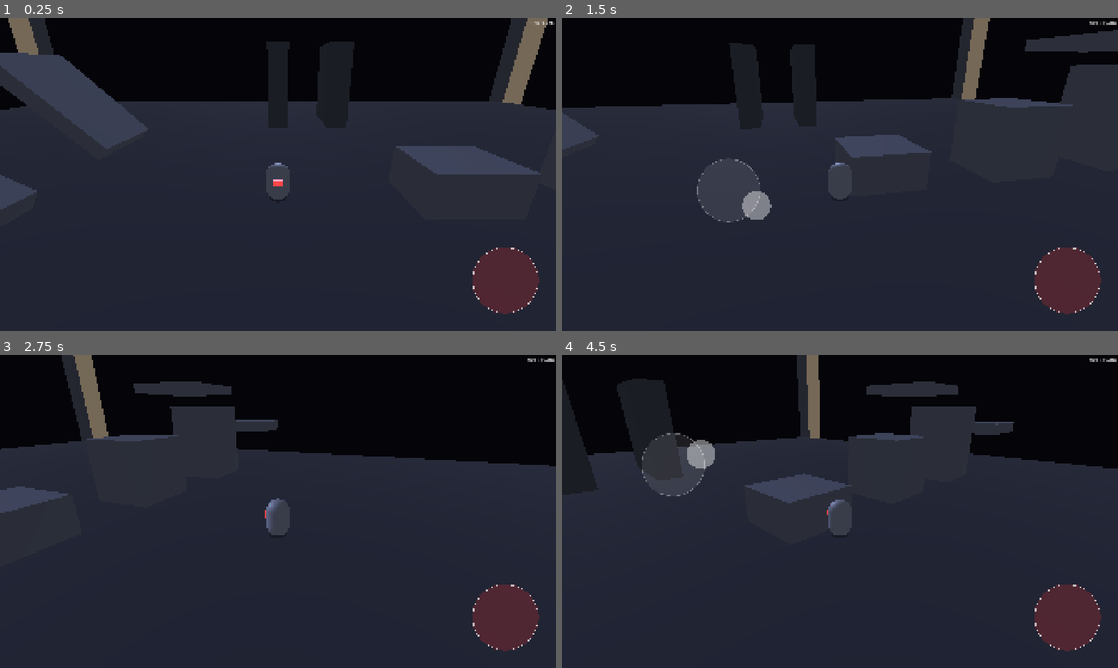
Above: before the commit, frames 1-4 (two rows, left to right).
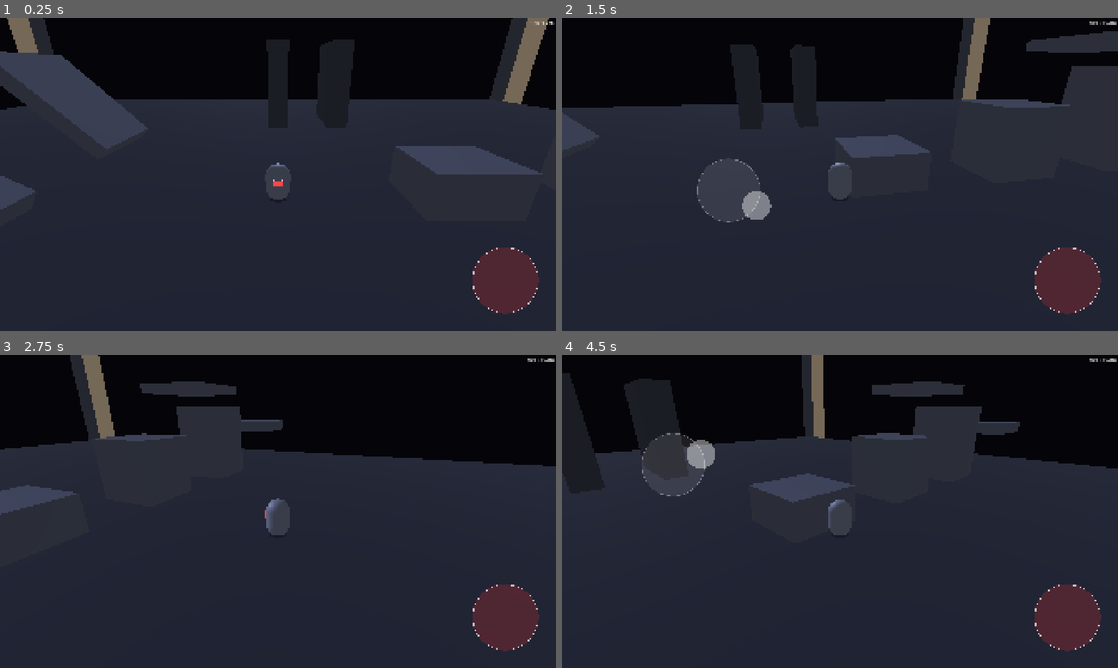
Above: after the commit, the same moments.

Repository: Adam-Vozzo/mobile-game-6
Game: Godot game, scene res://scenes/levels/feel_lab.tscn
The game is run twice, just before and just after one commit, with the same random seed, the same clock (stepped at 60 frames per second) and the same inputs.
Inputs (mouse positions are in pixels of both pictures, inside the frame that each line leads up to):
- Up to frame 1 (0.25 s): no input
- Up to frame 2 (1.5 s): tap Enter at 0.5 s; move the mouse to (962, 158) at 0.52 s; hold Right (move_right) 0.53-1.25 s; click (962, 158) at 0.67 s; tap Space (jump) at 0.77, 1.07 s; drag from (728, 190) to (812, 237) at 1.27 s
- Up to frame 3 (2.75 s): move the mouse to (333, 442) at 2.02 s; hold Right (move_right) from 2.03 s (still down)
- Up to frame 4 (4.5 s): release Right (move_right) at 2.75 s; drag from (812, 574) to (673, 464) at 2.77 s; move the mouse to (1006, 558) at 3.52 s; hold Left (move_left) 3.53-4.25 s; tap Space (jump) at 3.77, 4.07 s; drag from (673, 464) to (756, 433) at 4.27 s

The runs differ from the first frame. In frame 1, 0.6% of the frame differs, in the area x 0-99%, y 0-59%; in frame 2, 0.6%; in frame 3, 1.6%; in frame 4, 2.1%, in the area x 0-98%, y 0-52%.

Commit message:
Iter 47: apply Android latency mitigations + dev menu state tests (512 → 528)
Primary — two latency improvements researched in iter 46, never implemented:
- Input.use_accumulated_input = false in touch_overlay.gd::_ready(); saves
  4–8 ms per continuous-drag frame on Android (android_input_latency.md #1).
- common/physics_interpolation=true in project.godot; smooth 60→120 Hz
  interpolation for Nothing Phone 4(a) Pro first device test (implication #3).

Side quest — _test_dev_menu_state_machine (16 new assertions):
- First unit coverage for DevMenu autoload (was zero).
- Tests: juice defaults (all ON), debug_viz defaults (perf_hud ON, others OFF),
  asymmetric unknown-key fallback (juice→true, debug→false), set_juice /
  set_debug_viz transitions, open/close state machine (set_open + toggle
  round-trip; safe without scene tree via _overlay null-guard).

Bug fix: g.free() was in _test_visual_turn_convergence (undefined scope,
was a no-op on null); moved to _test_game_autoload_contract where g is live.

https://claude.ai/code/session_01JYkU4u9ACV8HUKvADVzVAf

Diff:
--- a/project.godot
+++ b/project.godot
@@ -102,6 +102,7 @@
 [physics]
 
 3d/physics_engine="Jolt Physics"
+common/physics_interpolation=true
 
 [rendering]
 
--- a/scripts/ui/touch_overlay.gd
+++ b/scripts/ui/touch_overlay.gd
@@ -63,6 +63,9 @@
 
 
 func _ready() -> void:
+	# Saves 4–8 ms per continuous-drag frame by bypassing the event accumulator.
+	# android_input_latency.md implication #1.
+	Input.use_accumulated_input = false
 	add_to_group(&"touch_overlay")
 	mouse_filter = Control.MOUSE_FILTER_IGNORE
 	set_anchors_and_offsets_preset(Control.PRESET_FULL_RECT)
--- a/tests/test_controller_kinematics.gd
+++ b/tests/test_controller_kinematics.gd
@@ -17,6 +17,7 @@
 const PB := preload("res://scripts/autoload/perf_budget.gd")
 const TI := preload("res://scripts/autoload/touch_input.gd")
 const GM := preload("res://scripts/autoload/game.gd")
+const DM := preload("res://scripts/autoload/dev_menu.gd")
 
 var _pass_count := 0
 var _fail_count := 0
@@ -73,6 +74,7 @@
 	_test_touch_input_state_machine()
 	_test_game_autoload_contract()
 	_test_visual_turn_convergence()
+	_test_dev_menu_state_machine()
 	_report()
 
 
@@ -2161,6 +2163,8 @@
 	_ok("Game has checkpoint_reached signal", g.has_signal(&"checkpoint_reached"))
 	_ok("Game has level_completed signal", g.has_signal(&"level_completed"))
 
+	g.free()
+
 
 func _test_visual_turn_convergence() -> void:
 	## Covers the lerp_angle branch of _update_visual_facing not exercised by
@@ -2211,4 +2215,51 @@
 	_ok("horiz_speed 0.21 is NOT below deadband (above min_speed; lerp proceeds)",
 		not (0.21 < turn_min))
 
-	g.free()
+
+func _test_dev_menu_state_machine() -> void:
+	## DevMenu autoload juice/debug-viz state management and open/close machine.
+	## _ready() is not called (no scene tree), so _overlay stays null — set_open
+	## and toggle only flip is_open, which is the logic under test here.
+	print("\n-- dev menu state machine --")
+	var dm: DM = DM.new()
+
+	# Juice defaults: all seven named keys are ON at startup.
+	_ok("juice screen_shake default ON", dm.is_juice_on(&"screen_shake"))
+	_ok("juice particles default ON", dm.is_juice_on(&"particles"))
+	_ok("juice blob_shadow default ON", dm.is_juice_on(&"blob_shadow"))
+
+	# Unknown juice key falls back to true (default-true safety convention).
+	_ok("is_juice_on: unknown key defaults to true",
+		dm.is_juice_on(&"__nonexistent_key"))
+
+	# State transitions: off then back on.
+	dm.set_juice(&"particles", false)
+	_ok("set_juice OFF: particles is false", not dm.is_juice_on(&"particles"))
+	dm.set_juice(&"particles", true)
+	_ok("set_juice ON: particles restored to true", dm.is_juice_on(&"particles"))
+
+	# Debug viz: perf_hud starts ON; velocity_vec and other overlays start OFF.
+	_ok("debug_viz perf_hud default ON", dm.is_debug_viz_on(&"perf_hud"))
+	_ok("debug_viz velocity_vec default OFF", not dm.is_debug_viz_on(&"velocity_vec"))
+
+	# Unknown debug key falls back to false (opposite to juice — keeps HUD tidy).
+	_ok("is_debug_viz_on: unknown key defaults to false",
+		not dm.is_debug_viz_on(&"__nonexistent_key"))
+
+	# Debug viz state transition.
+	dm.set_debug_viz(&"velocity_vec", true)
+	_ok("set_debug_viz ON: velocity_vec becomes true",
+		dm.is_debug_viz_on(&"velocity_vec"))
+
+	# Open/close state machine: starts closed, set_open, then toggle round-trips.
+	_ok("dev menu closed by default", not dm.is_open)
+	dm.set_open(true)
+	_ok("set_open(true): is_open is true", dm.is_open)
+	dm.set_open(false)
+	_ok("set_open(false): is_open is false", not dm.is_open)
+	dm.toggle()
+	_ok("toggle from false: is_open becomes true", dm.is_open)
+	dm.toggle()
+	_ok("toggle back to false: is_open is false", not dm.is_open)
+
+	dm.free()
Not shown, changed: README.md
Not shown, changed: docs/PLAN.md
